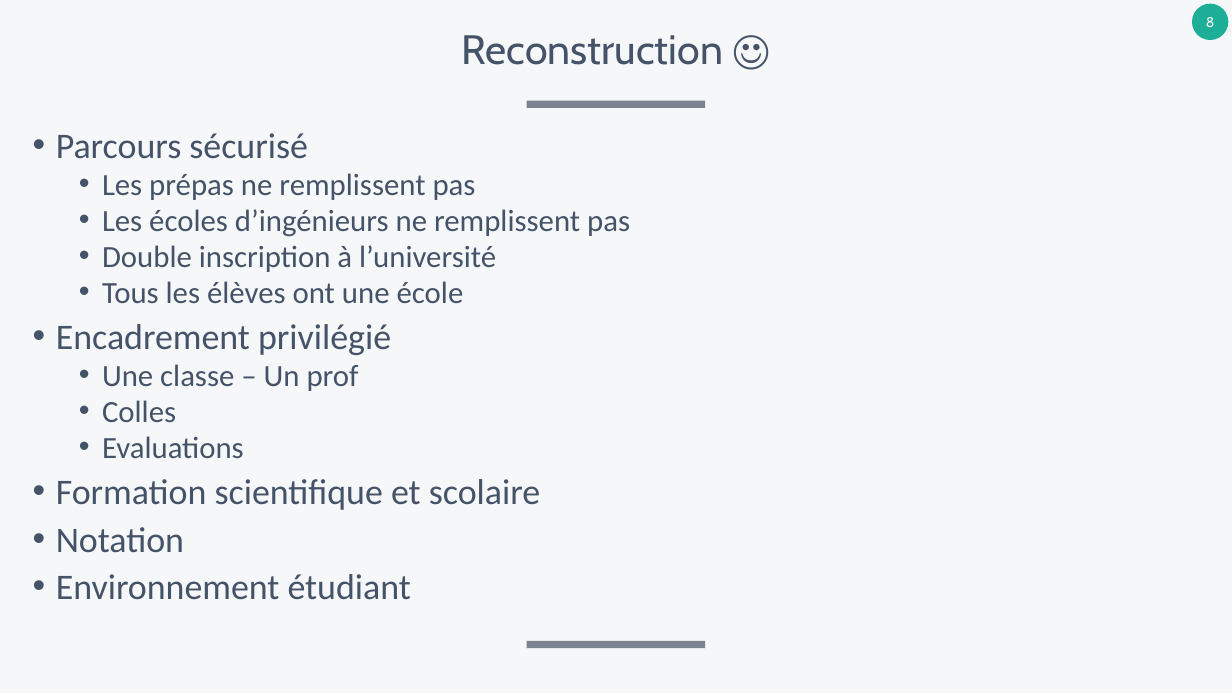
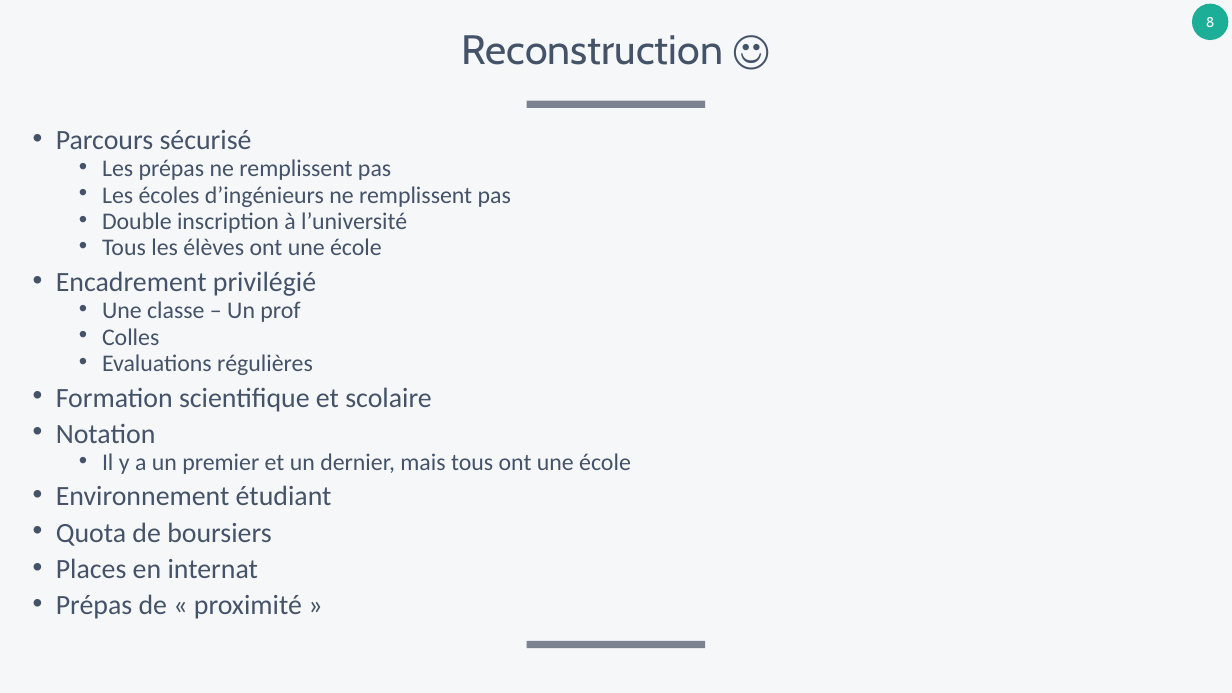
Before and after one commit to xpessoles/SI_Dev, a slide deck: slide 8 of Orientation/Orientation_PostBac.pptx. Drawn at 1232x693 pixels with LibreOffice and Linux fonts; fonts in the diff are those of the drawing. Boxes give left, top, right and bottom in pixels: in the first picture for what was removed or moved away, otherwise in the second. Text is boxed around its words. In the diff, an @@ line names an element or a change of style, - is before the commit and + after.

```diff
--- a/Orientation/Orientation_PostBac.pptx
+++ b/Orientation/Orientation_PostBac.pptx
@@ text at (56,130,511,505): size 28 to 21.7 pt in "Parcours sécurisé", "Encadrement privilégié", "Formation scientifique et scolaire", "Notation" and 1 more places; size 24 to 18.6 pt in "Les prépas ne remplissent pas", "Les écoles d’ingénieurs ne remplissent pas", "Double inscription à l’université", "Tous les élèves ont une école" and 2 more places; line spacing 0.8 to 0.7 @@
@@ text at (102,354,313,375): text changed; size 24 to 18.6 pt @@
-  • Evaluations
+  • Evaluations régulières
@@ text at (102,453,631,474): paragraph added @@
+  • Il y a un premier et un dernier, mais tous ont une école
@@ text at (56,522,302,619): paragraphs added @@
+• Quota de boursiers
+• Places en internat
+• Prépas de « proximité »
```
Also in this commit, not shown: 3 other slides changed, 10 slides added.
